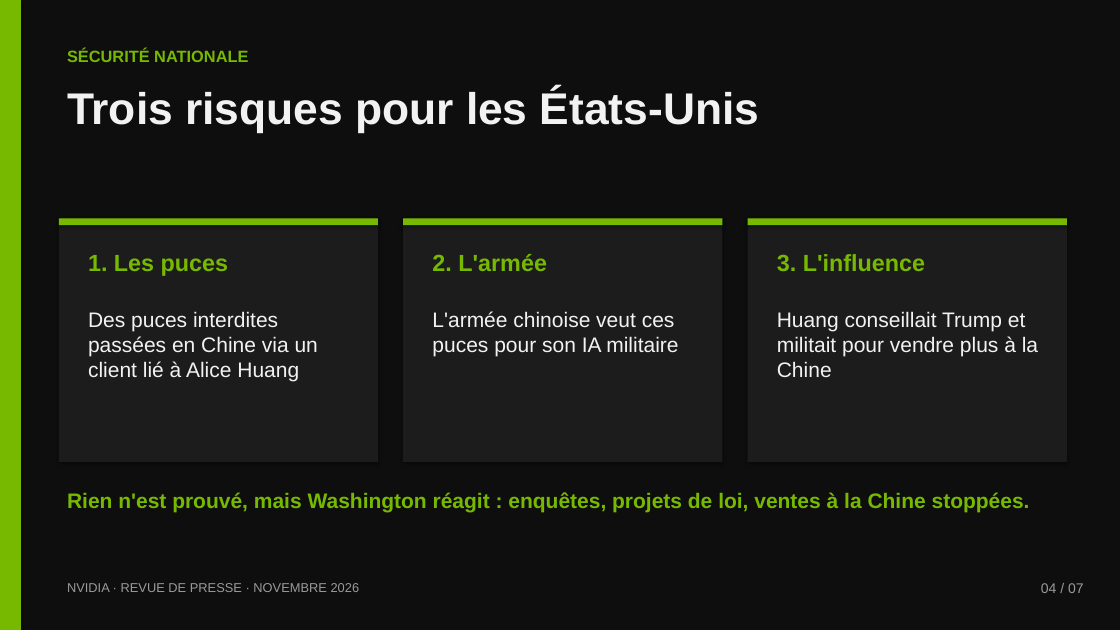
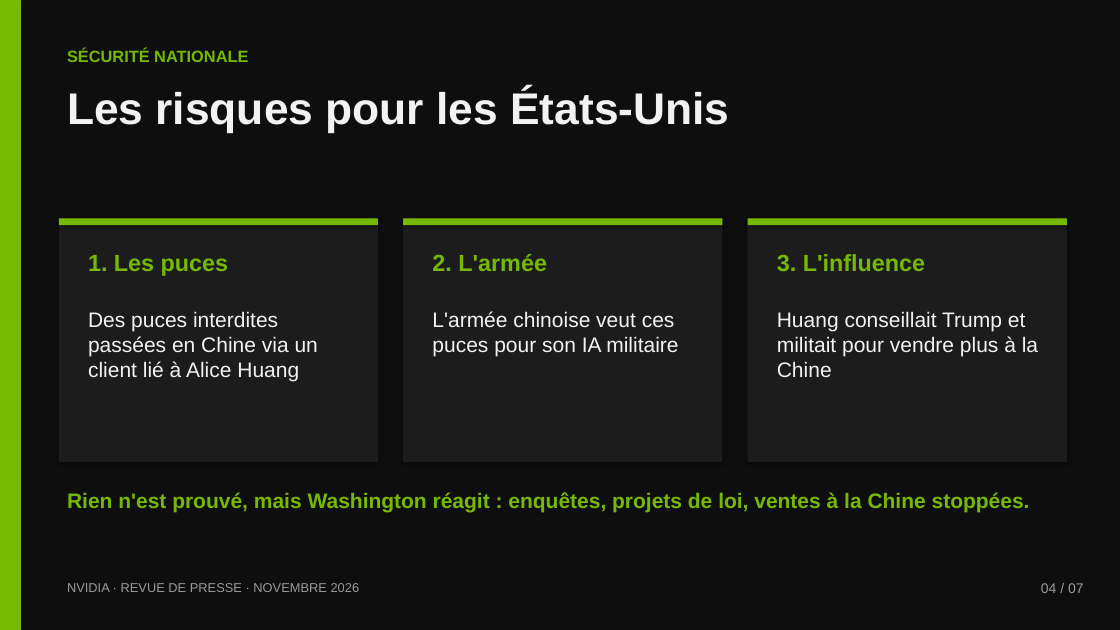
Before and after one commit to dehamnaadam-hue/Encole, a slide deck: slide 4 of nvidia/Nvidia-revue-de-presse.pptx. Drawn at 1120x630 pixels with LibreOffice and Linux fonts; fonts in the diff are those of the drawing. Boxes give left, top, right and bottom in pixels: in the first picture for what was removed or moved away, otherwise in the second. Text is boxed around its words. In the diff, an @@ line names an element or a change of style, - is before the commit and + after.

```diff
--- a/nvidia/Nvidia-revue-de-presse.pptx
+++ b/nvidia/Nvidia-revue-de-presse.pptx
@@ text at [67, 88, 729, 132]: text changed @@
-Trois risques pour les États-Unis
+Les risques pour les États-Unis
```
Also in this commit, not shown: 6 other slides changed, 1 other file.
